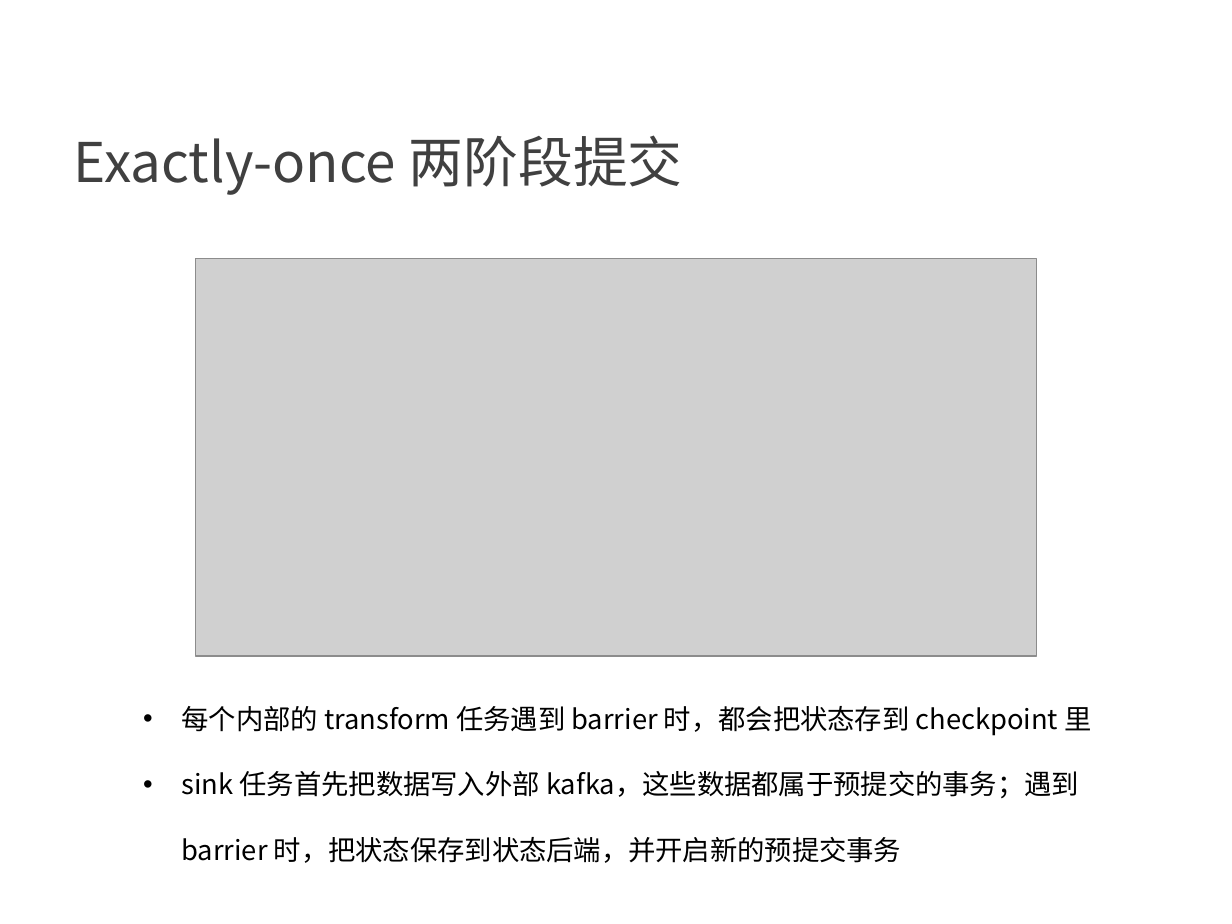
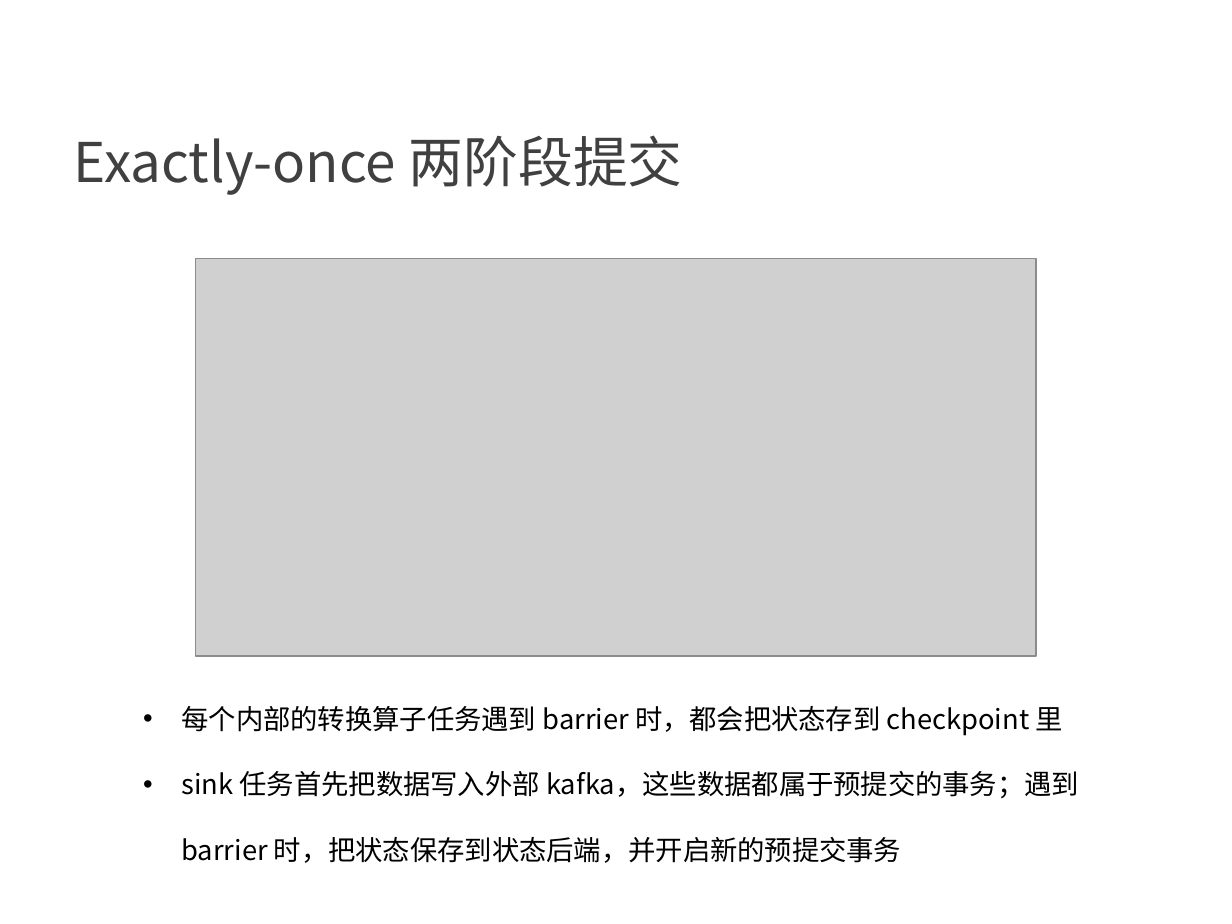
Before and after one commit to confucianzuoyuan/flink-tutorial, a slide deck: slide 19 of slides/7_Flink的状态一致性.pptx (slide 20 before the commit). Drawn at 1232x924 pixels with LibreOffice and Linux fonts; fonts in the diff are those of the drawing; grey boxes stand for pictures; background and template pictures are left out. Boxes give left, top, right and bottom in pixels: in the first picture for what was removed or moved away, otherwise in the second. Text is boxed around its words. In the diff, an @@ line names an element or a change of style, - is before the commit and + after.

```diff
--- a/slides/7_Flink的状态一致性.pptx
+++ b/slides/7_Flink的状态一致性.pptx
@@ text at box(182, 706, 1063, 736): text changed @@
-• 每个内部的 transform 任务遇到 barrier 时，都会把状态存到 checkpoint 里
+• 每个内部的转换算子任务遇到 barrier 时，都会把状态存到 checkpoint 里
```
Also in this commit, not shown: 3 other slides changed, 1 slide removed, 4 other files.
